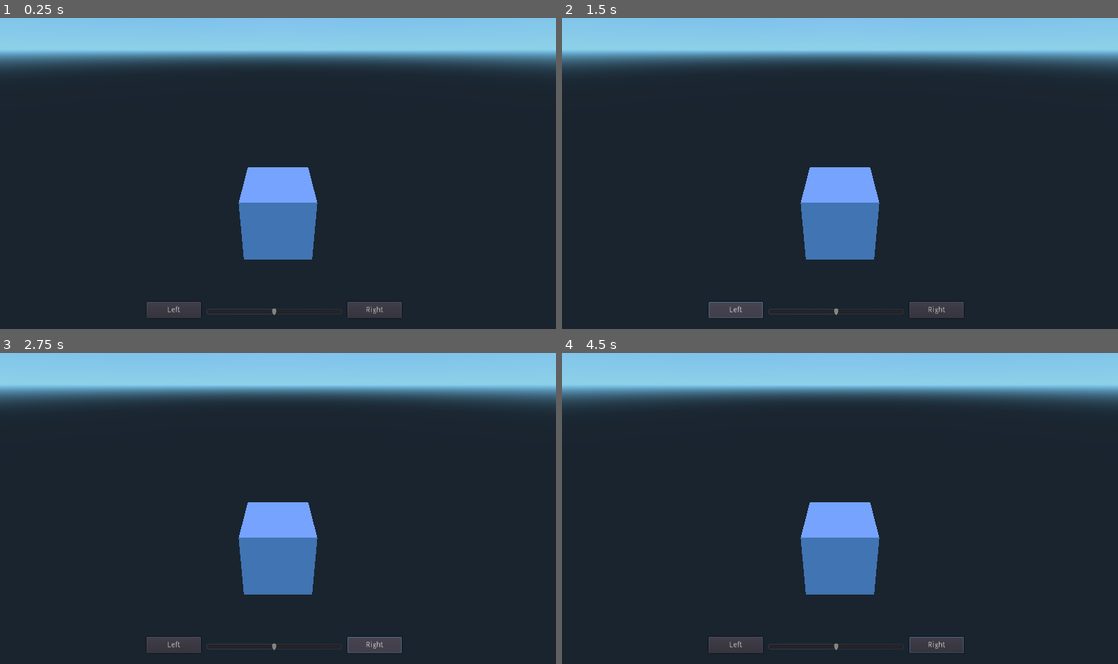
Above: before the commit, frames 1-4 (two rows, left to right).
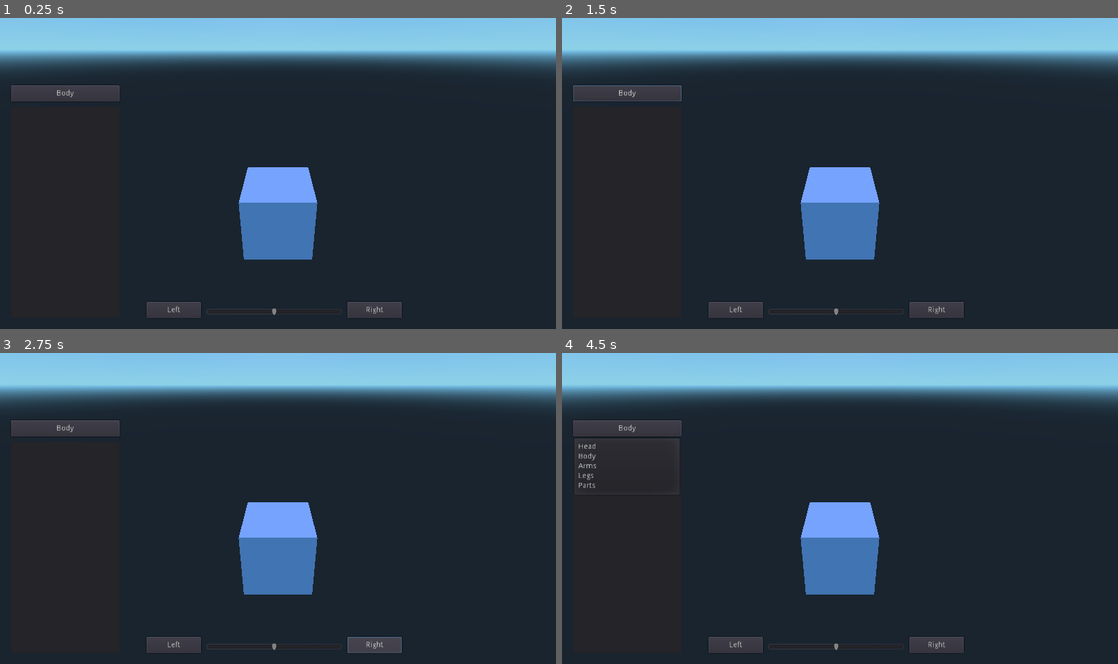
Above: after the commit, the same moments.

Repository: Lightnet/gd3mechs
Game: Godot game, scene res://CustomMechs.tscn
Two runs of this game, one before a commit and one after it. Both use one fixed random seed, a clock stepped at 60 frames per second and the inputs below. This scene is started directly instead of the project's main scene.
Inputs (mouse positions are in pixels of both pictures, inside the frame that each line leads up to):
- Up to frame 1 (0.25 s): no input
- Up to frame 2 (1.5 s): click (628, 92) at 0.5 s, where only the run after the commit has a clickable "Body"; click "Left" at 1.25 s
- Up to frame 3 (2.75 s): click "Right" at 2 s
- Up to frame 4 (4.5 s): click "Left" at 2.75 s; click "Right" at 3.5 s; click (628, 427) at 4.25 s, where only the run after the commit has a clickable "Body"

The runs differ from the first frame. In frame 1, 1.0% of the frame differs, in the area x 2-22%, y 21-27%; in frame 2, 1.1%; in frame 3, 1.0%; in frame 4, 1.4%, in the area x 2-73%, y 21-97%.

Commit message:
update the ui and scripts.

Diff:
--- a/CustomMechs.tscn
+++ b/CustomMechs.tscn
@@ -110,6 +110,47 @@
 ticks_on_borders = false
 focus_mode = 2
 
+[node name="Panel" type="Panel" parent="CanvasLayer/Control" index="3"]
+
+anchor_left = 0.0
+anchor_top = 0.0
+anchor_right = 0.0
+anchor_bottom = 0.0
+margin_left = 20.0
+margin_top = 190.0
+margin_right = 220.0
+margin_bottom = 580.0
+rect_pivot_offset = Vector2( 0, 0 )
+mouse_filter = 0
+mouse_default_cursor_shape = 0
+size_flags_horizontal = 1
+size_flags_vertical = 1
+
+[node name="MBEquips" type="MenuButton" parent="CanvasLayer/Control" index="4"]
+
+anchor_left = 0.0
+anchor_top = 0.0
+anchor_right = 0.0
+anchor_bottom = 0.0
+margin_left = 20.0
+margin_top = 150.0
+margin_right = 220.0
+margin_bottom = 180.0
+rect_pivot_offset = Vector2( 0, 0 )
+focus_mode = 2
+mouse_filter = 0
+mouse_default_cursor_shape = 0
+size_flags_horizontal = 1
+size_flags_vertical = 1
+toggle_mode = false
+enabled_focus_mode = 2
+shortcut = null
+group = null
+text = "Body"
+flat = false
+align = 1
+items = [  ]
+
 [node name="Spatial" type="Spatial" parent="." index="1"]
 
 [node name="Camera" type="Camera" parent="Spatial" index="0"]
--- a/scripts/ControlCustomMechs.gd
+++ b/scripts/ControlCustomMechs.gd
@@ -1,11 +1,27 @@
 extends Control
 
 var nodemech
+var btnequips
+var equipgroups
 
 func _ready():
 	nodemech =get_node("../../Spatial/MeshInstance")
-	print(nodemech)
+	#print(nodemech)
+	btnequips = get_node("MBEquips")
+	equipgroups = btnequips.get_popup()
+	equipgroups.add_item("Head")
+	equipgroups.add_item("Body")
+	equipgroups.add_item("Arms")
+	equipgroups.add_item("Legs")
+	equipgroups.add_item("Parts")
+
+	equipgroups.connect("id_pressed", self, "_on_item_pressed")
 	pass
+
+func _on_item_pressed(ID):
+	var pop  = btnequips.get_popup()
+	btnequips.set_text(equipgroups.get_item_text(ID))
+
 
 #func _process(delta):
 #	# Called every frame. Delta is time since last frame.
@@ -27,9 +43,6 @@
 		#print(String(value))
 		var rot = Quat(Vector3(0, 1, 0), value * -1)
 		var t = nodemech.get_transform()
-
 		nodemech.set_transform(Transform(rot, t.origin))
-
-
 		pass
 	pass
